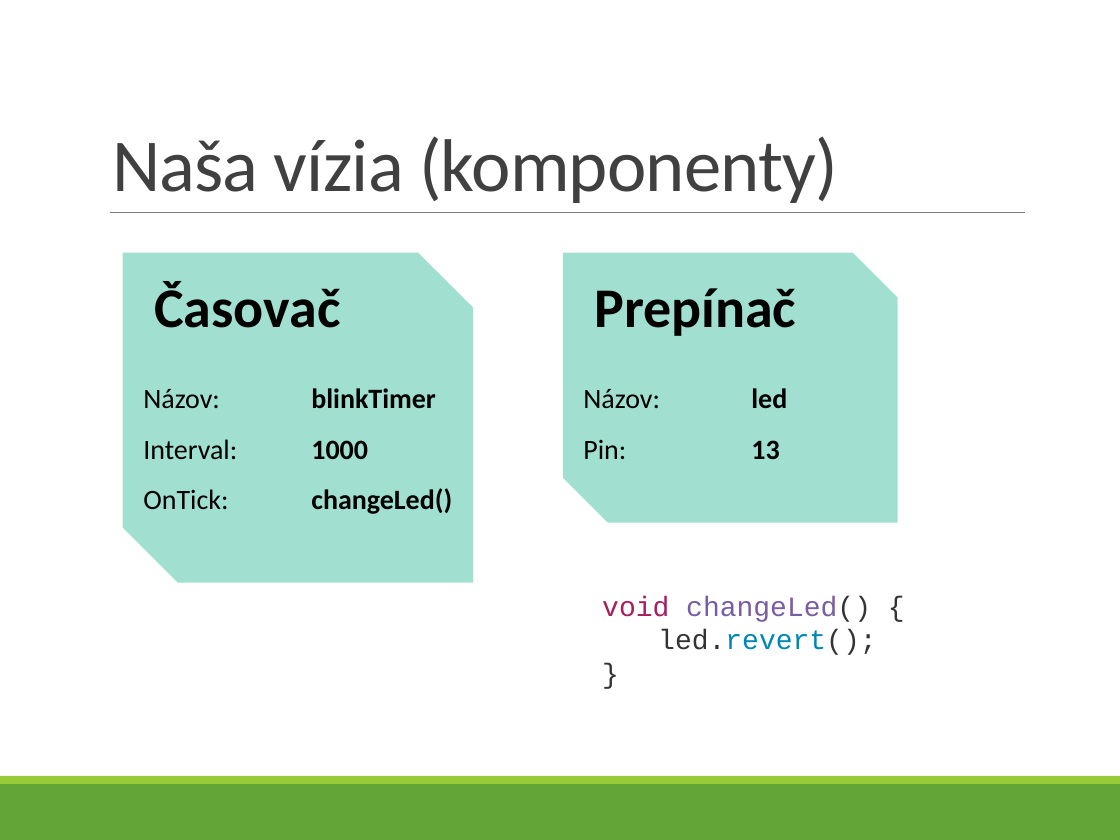
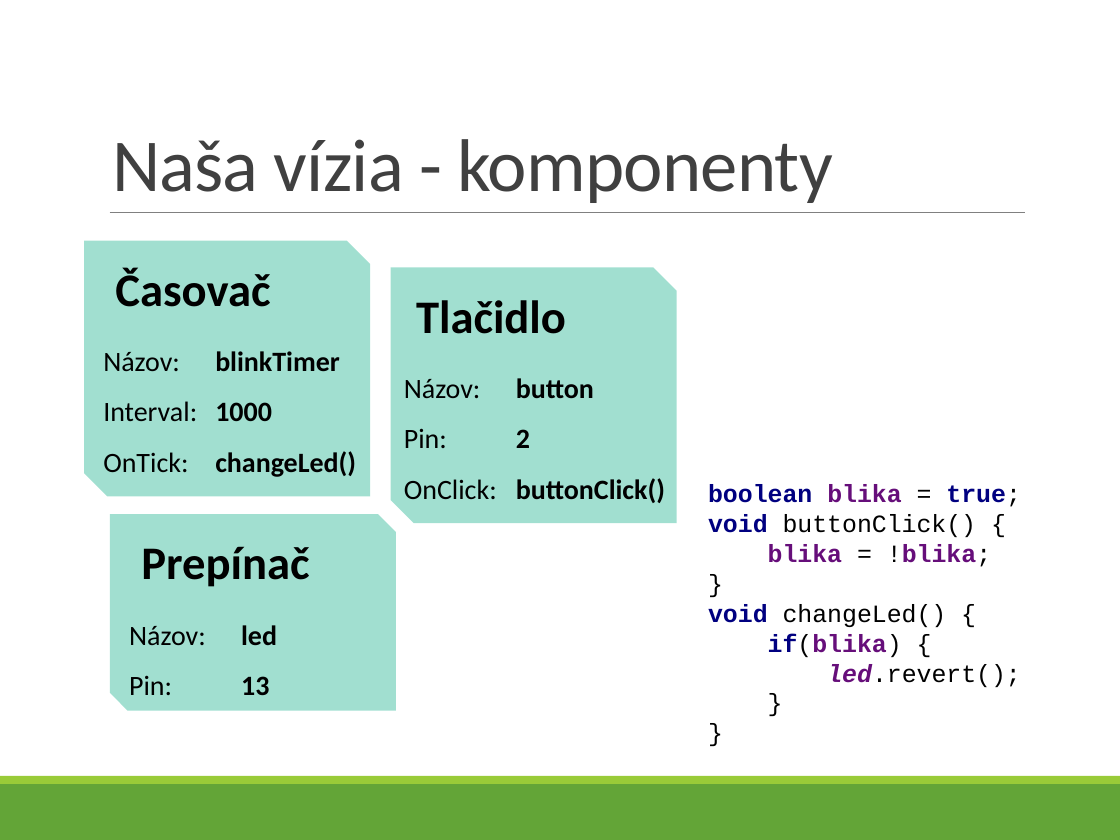
Before and after one commit to ppatrik/DiplomovaPraca, a slide deck: slide 10 of Prezentacie/prezentacia.pptx. Drawn at 1120x840 pixels with LibreOffice and Linux fonts; fonts in the diff are those of the drawing. Boxes give left, top, right and bottom in pixels: in the first picture for what was removed or moved away, otherwise in the second. Text is boxed around its words. In the diff, an @@ line names an element or a change of style, - is before the commit and + after.

```diff
--- a/Prezentacie/prezentacia.pptx
+++ b/Prezentacie/prezentacia.pptx
@@ title at (112,139,833,203): text changed @@
-Naša vízia (komponenty)
+Naša vízia - komponenty
@@ snip diag rect: place and size @@
-snip diag rect at (123,253,474,584)
+snip diag rect at (84,241,370,496)
@@ snip diag rect at (84,241,370,496): proportions changed @@
@@ text "Časovač": place and size @@
-text "Časovač" at (154,281,340,328)
+text "Časovač" at (115,267,270,307)
@@ text "Časovač" at (115,267,270,307): size 36 to 30 pt @@
@@ snip diag rect at (391,268,676,523): proportions changed @@
@@ snip diag rect: place and size @@
-snip diag rect at (563,253,898,523)
+snip diag rect at (391,268,676,523)
@@ text "Názov: blinkTimer" rewrapped from (143,388,452,514) to (103,351,356,477) @@
@@ text added at (416,300,566,334), 30 pt, text #000000, bold @@
+Tlačidlo
@@ text added at (404,378,665,503), 18 pt, text #000000, bold @@
+Názov: button
+Pin: 2
+OnClick: buttonClick()
@@ text "boolean blika = true; void ..." at (708,484,1021,687): vertical alignment top to middle @@
@@ text at (708,484,1021,687): text changed; size 18 to 16 pt; text colour #333333 to #000000 @@
-void changeLed() {
-led.revert();
-}
+boolean blika = true;
+void buttonClick() {
+blika = !blika;
+}
+void changeLed() {
+if(blika) {
+led.revert();
+}
+}
@@ snip diag rect added at (110,514,395,711), fill #44C1A3 at 50% opacity @@
@@ text "Prepínač" at (141,546,309,587): size 36 to 30 pt @@
@@ text "Prepínač": place and size @@
-text "Prepínač" at (594,288,796,336)
+text "Prepínač" at (141,546,309,587)
@@ text "Názov: led" rewrapped from (583,388,787,459) to (129,625,277,695) @@
```
Also in this commit, not shown: 7 other slides changed, 1 slide added, 2 other files.
